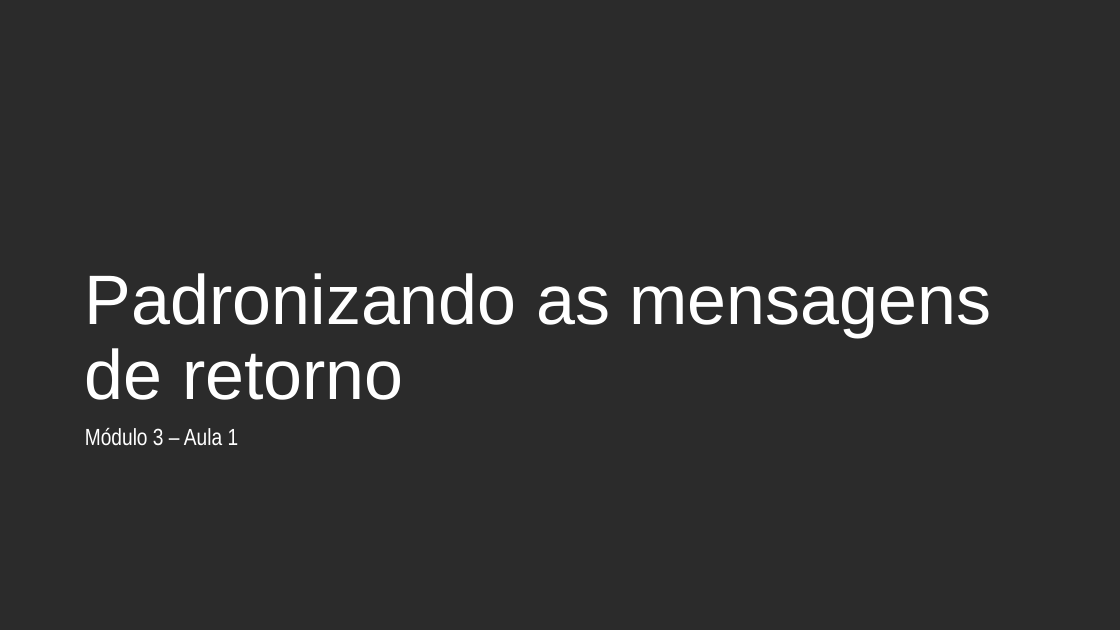
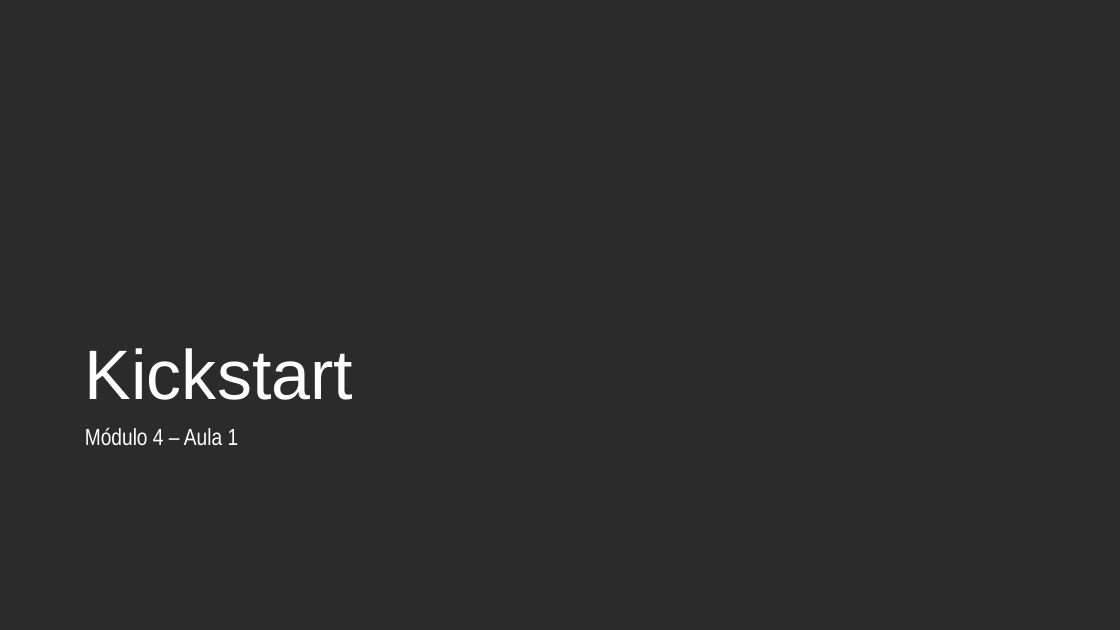
Before and after one commit to andrebaltieri/5485, a slide deck: slide 3 of ppts/Modulo 4/5485 - M04A01.pptx (slide 14 before the commit). Drawn at 1120x630 pixels with LibreOffice and Linux fonts; fonts in the diff are those of the drawing; background and template pictures are left out; a plain dark background stands for a picture behind light text. Boxes give left, top, right and bottom in pixels: in the first picture for what was removed or moved away, otherwise in the second. Text is boxed around its words. In the diff, an @@ line names an element or a change of style, - is before the commit and + after.

```diff
--- a/ppts/Modulo 4/5485 - M04A01.pptx
+++ b/ppts/Modulo 4/5485 - M04A01.pptx
@@ title at (x1=85, y1=348, x2=353, y2=400): text changed @@
-Padronizando as mensagens de retorno
+Kickstart
@@ text at (x1=85, y1=428, x2=239, y2=445): text changed @@
-  Módulo 3 – Aula 1
+  Módulo 4 – Aula 1
```
Also in this commit, not shown: 1 other slide changed, 6 slides added, 1 slide removed, 4 other files.
